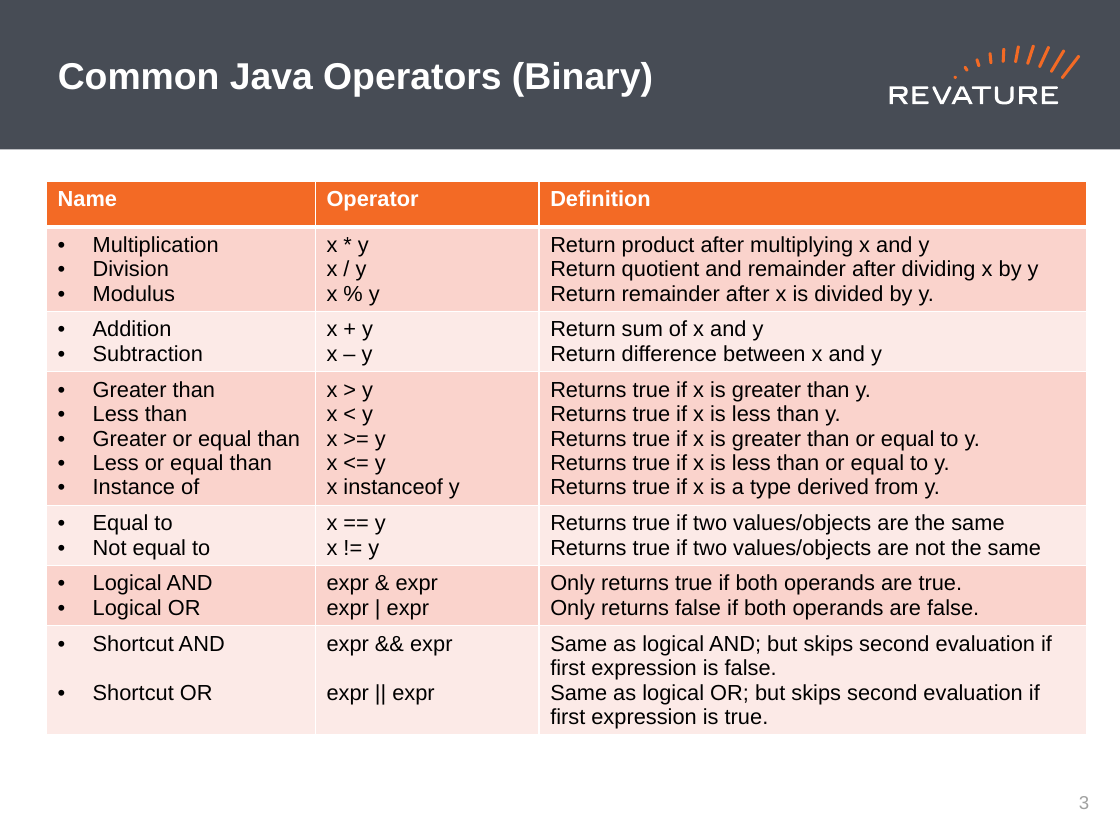
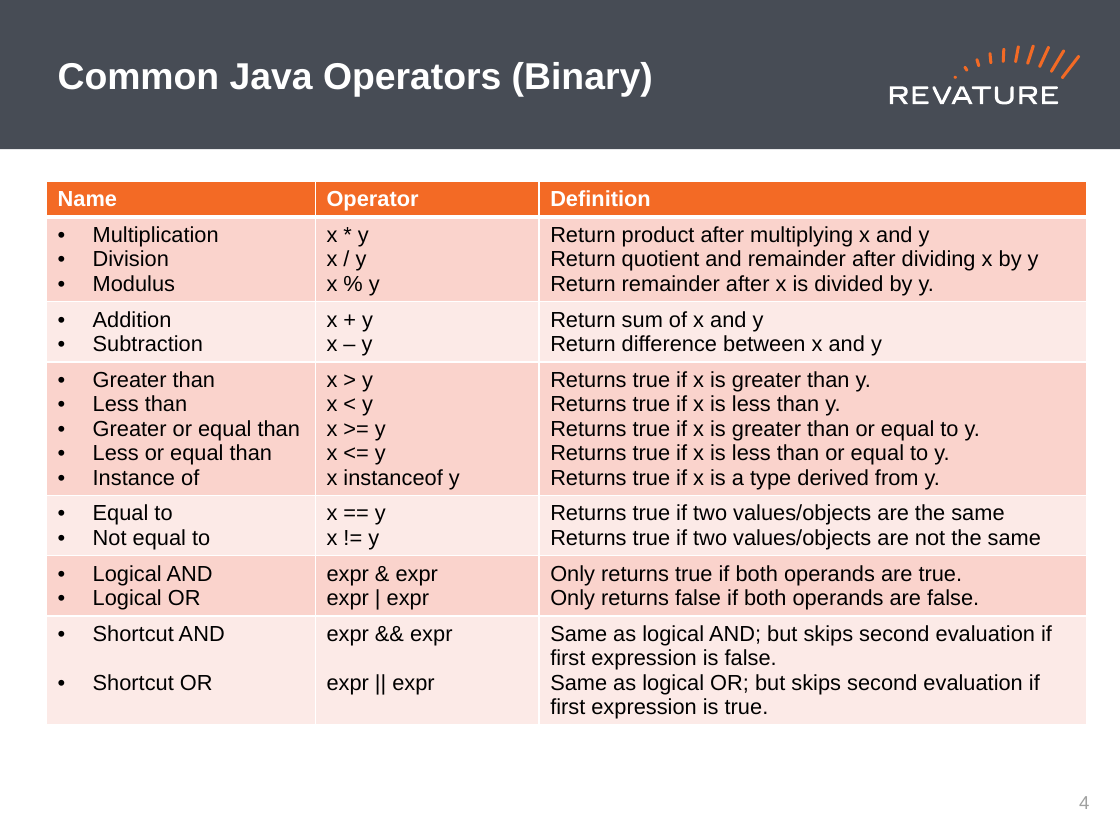
Before and after one commit to jhigherevature/ROCP-210412, a slide deck: slide 4 of powerpoints/Roc_Day02 - Operators_Methods_Arrays_FlowControl.pptx. Drawn at 1120x840 pixels with LibreOffice and Linux fonts; fonts in the diff are those of the drawing. Boxes give left, top, right and bottom in pixels: in the first picture for what was removed or moved away, otherwise in the second. Text is boxed around its words. In the diff, an @@ line names an element or a change of style, - is before the commit and + after.

```diff
--- a/powerpoints/Roc_Day02 - Operators_Methods_Arrays_FlowControl.pptx
+++ b/powerpoints/Roc_Day02 - Operators_Methods_Arrays_FlowControl.pptx
@@ table at [46,181,1086,723] @@
@@ fill #FAD4CD to #FAD3CC in 9 cells @@
@@ fill #FDEBE8 to #FCEAE7 in 9 cells @@
@@ borders changed @@
@@ page number at [1079,796,1089,809]: text changed @@
-3
+4
```
Also in this commit, not shown: 40 other slides changed, 11 other files.
